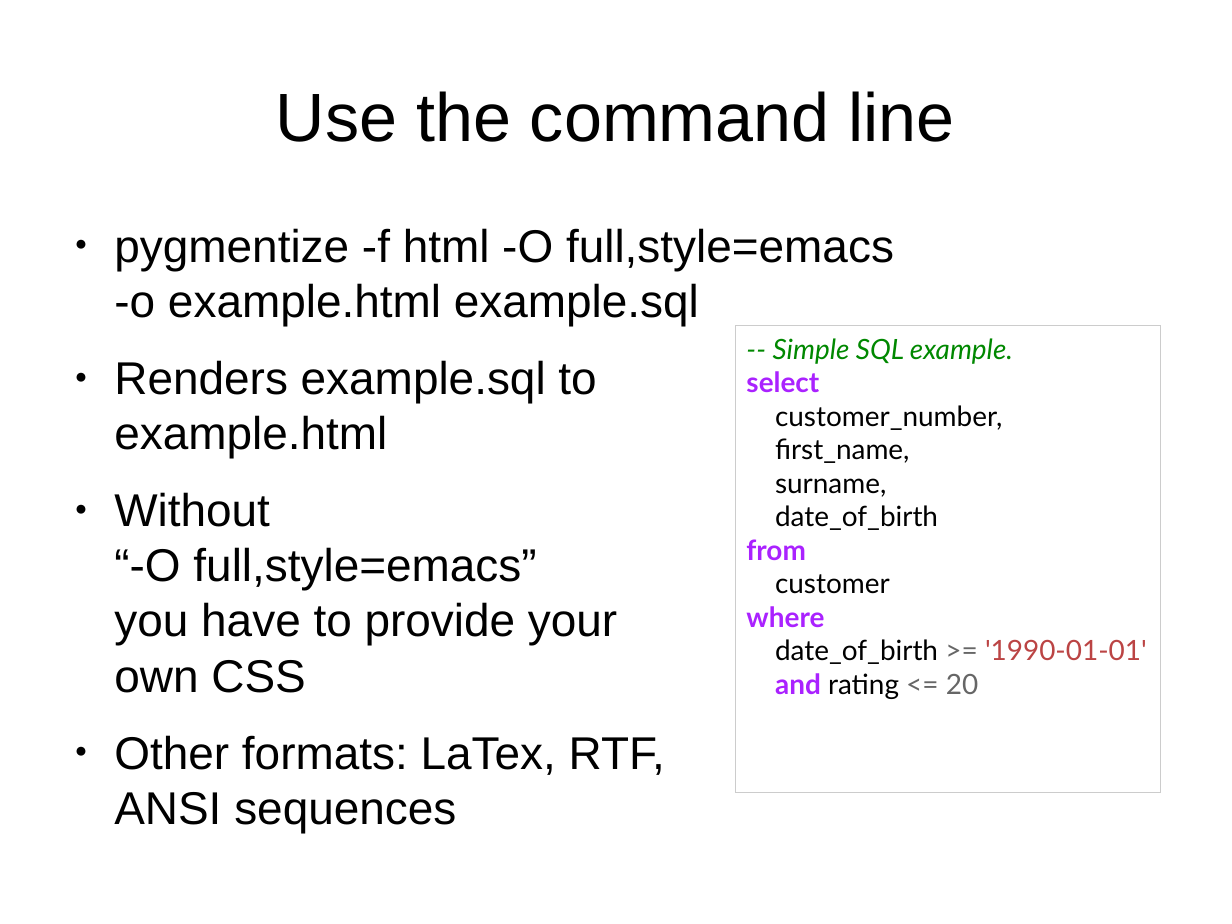
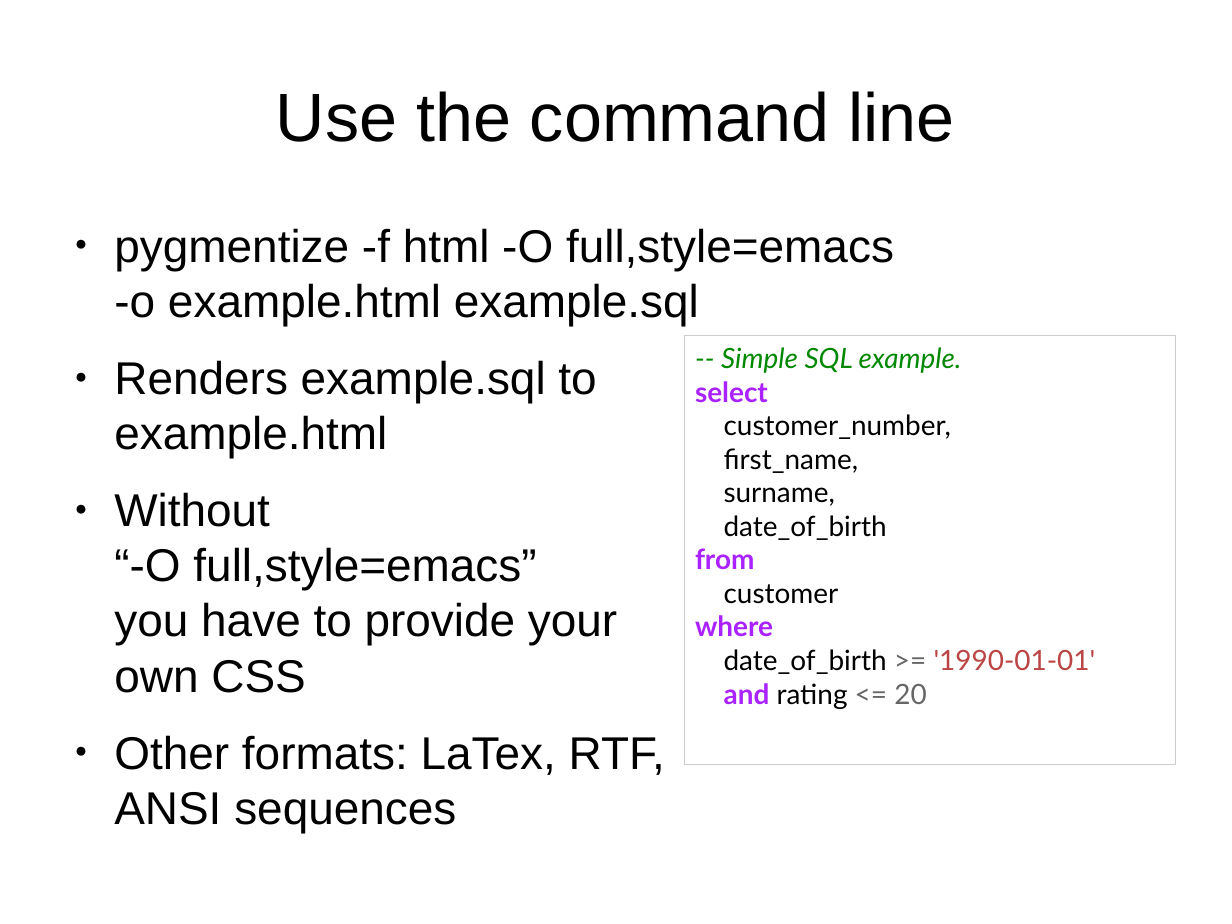
Before and after one commit to roskakori/talks, a slide deck: slide 8 of pygraz/pygments/Introduction to Pygments.odp. Drawn at 1232x924 pixels with LibreOffice and Linux fonts; fonts in the diff are those of the drawing. Boxes give left, top, right and bottom in pixels: in the first picture for what was removed or moved away, otherwise in the second. Text is boxed around its words. In the diff, an @@ line names an element or a change of style, - is before the commit and + after.

```diff
--- a/pygraz/pygments/Introduction to Pygments.odp
+++ b/pygraz/pygments/Introduction to Pygments.odp
@@ rectangle "-- Simple SQL example.": place and size @@
-rectangle "-- Simple SQL example." at bbox=[736, 325, 1160, 793]
+rectangle "-- Simple SQL example." at bbox=[684, 335, 1176, 765]
```
Also in this commit, not shown: 6 other slides changed.
